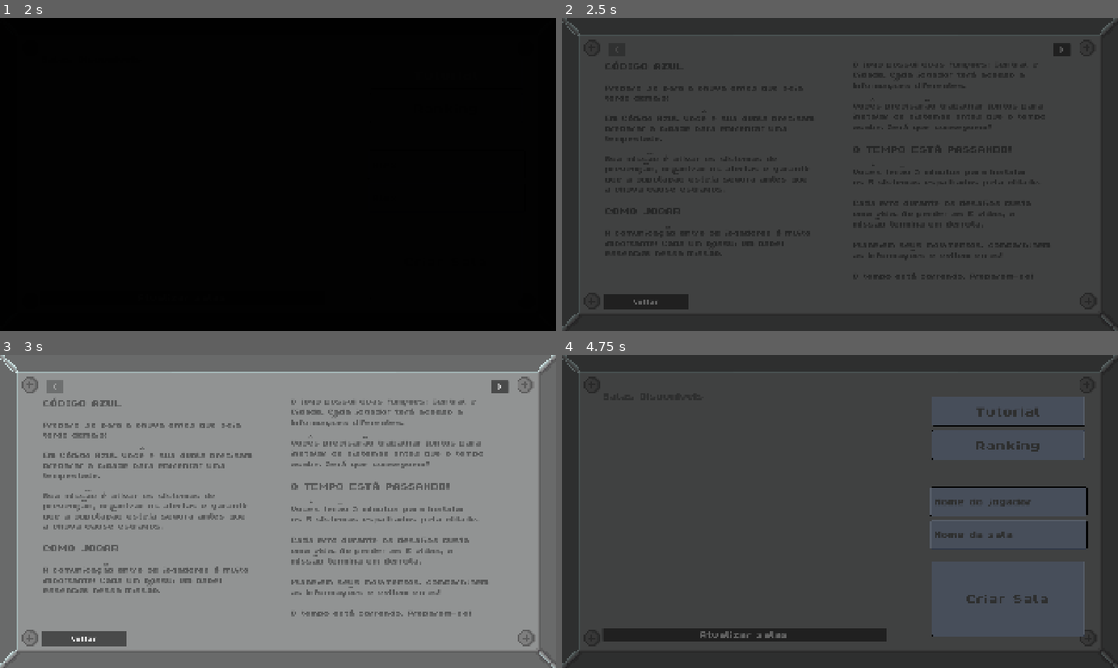
Above: before the commit, frames 1-4 (two rows, left to right).
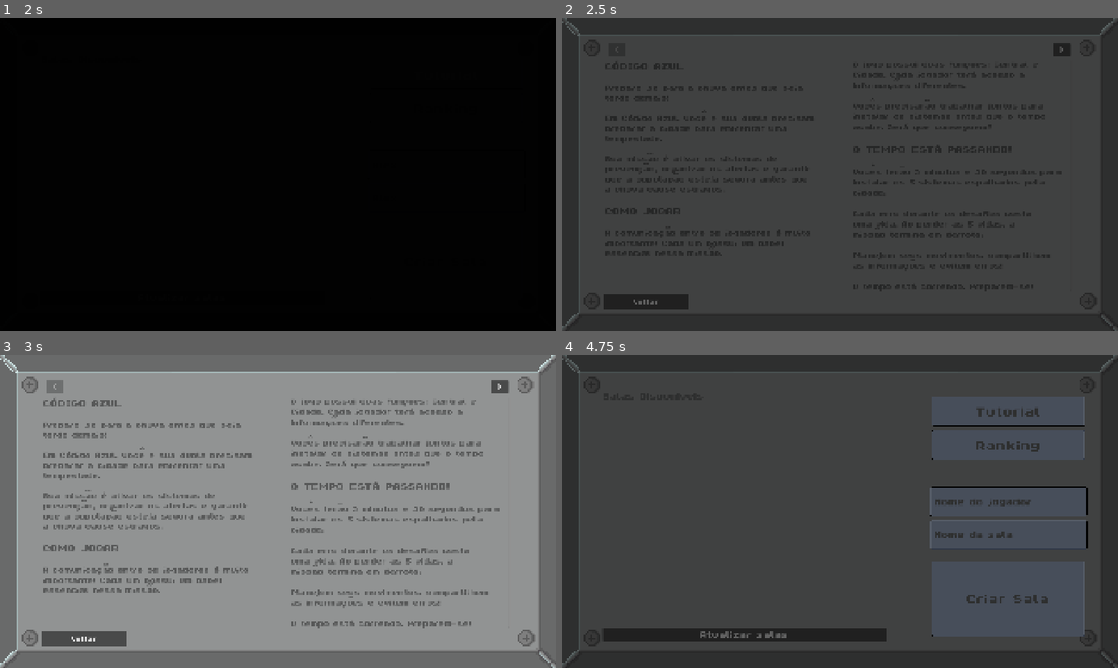
Above: after the commit, the same moments.

Repository: Lulu-caxz/Codigo-Azul
Game: Godot game, scene res://scenes/TelaInicial.tscn
The game is run twice, just before and just after one commit, with the same random seed, the same clock (stepped at 60 frames per second) and the same inputs.
Inputs (mouse positions are in pixels of both pictures, inside the frame that each line leads up to):
- Up to frame 1 (2 s): click (444, 196) at 0.52 s; type "Alex" at 0.6 s; click (444, 165) at 0.75 s; type "Alex" at 0.83 s; click "Tutorial" at 1.25 s
- Up to frame 2 (2.5 s): move the mouse to (962, 158) at 2.02 s; hold Right (ui_right) from 2.03 s (still down); tap E (interagir) at 2.1 s; click (962, 158) at 2.17 s
- Up to frame 3 (3 s): move the mouse to (166, 527) at 2.77 s; release Right (ui_right) at 2.78 s; hold Down (ui_down) from 2.78 s (still down); tap E (interagir) at 2.85 s
- Up to frame 4 (4.75 s): release Down (ui_down) at 3.5 s; click "Voltar" at 3.5 s; move the mouse to (895, 442) at 4.27 s; hold Right (ui_right) from 4.28 s (still down); tap E (interagir) at 4.35 s

Frame 1 is identical in both runs. In frame 2, 1.0% of the frame differs, in the area x 52-89%, y 48-87%; in frame 3, 2.9%, in the area x 52-90%, y 48-88%; in frame 4, nothing differs.

Commit message:
arrumando formatação no tutorial

Diff:
--- a/scenes/tutorial.tscn
+++ b/scenes/tutorial.tscn
@@ -115,8 +115,7 @@
 
 [b]O TEMPO ESTÁ PASSANDO![/b]
 
-Vocês terão 3 minutos para instalar
-os 5 sistemas espalhados pela cidade.
+Vocês terão 3 minutos e 30 segundos para instalar os 5 sistemas espalhados pela cidade.
 
 Cada erro durante os desafios custa
 uma vida. Ao perder as 5 vidas, a
@@ -627,7 +626,7 @@
 compartilhem as informações e
 mantenham a calma diante dos desafios.
 
-Vocês têm 3 minutos e 5 vidas.
+Vocês têm 3 minutos e 30 segundos e 5 vidas.
 
 [b]CONSEGUIRÃO PREPARAR A CIDADE
 ANTES QUE A CHUVA CHEGUE?[/b]
Not shown: 1 places in scenes/tutorial.tscn that only renumber resources
